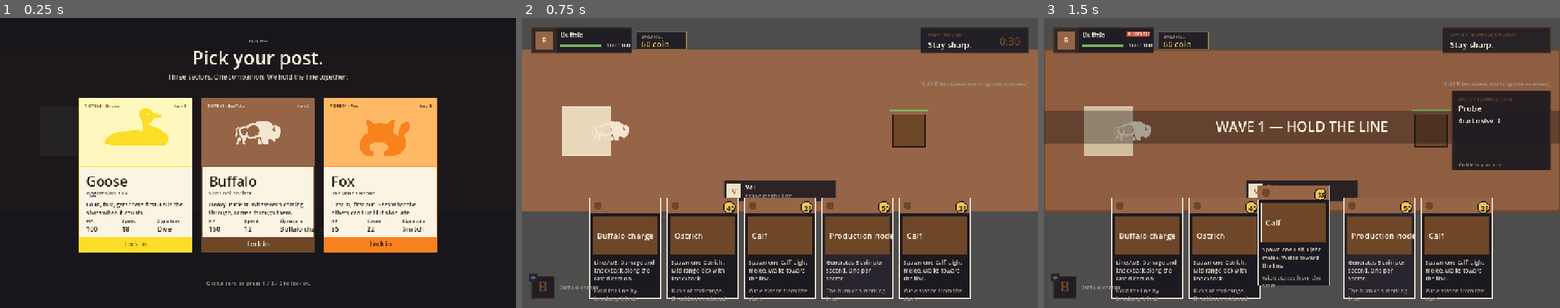
Above: before the commit, frames 1-3 (left to right).
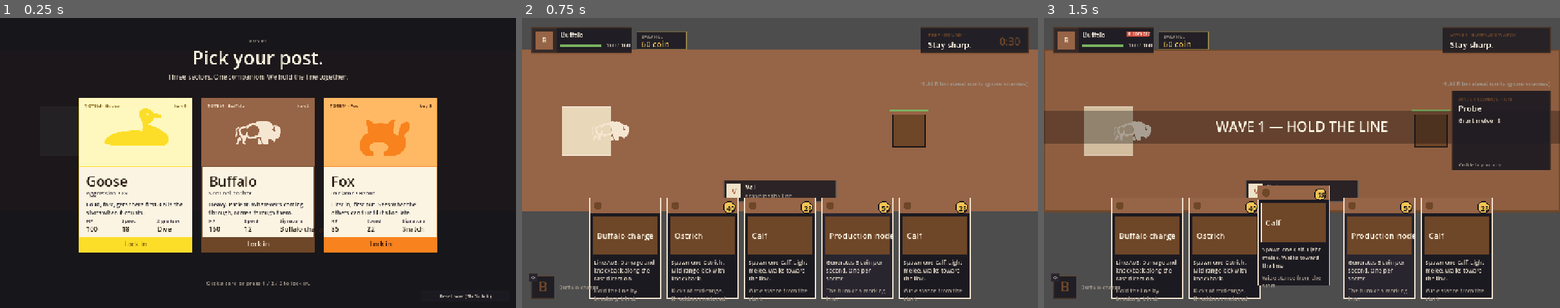
Above: after the commit, the same moments.

Repository: RescuedBuffalo/goose-and-buff
Game: Godot game, scene res://scenes/main.tscn
The game is run twice, just before and just after one commit, with the same random seed, the same clock (stepped at 60 frames per second) and the same inputs.
Inputs (mouse positions are in pixels of both pictures, inside the frame that each line leads up to):
- Up to frame 1 (0.25 s): no input
- Up to frame 2 (0.75 s): tap Enter at 0.5 s; drag from (780, 163) to (831, 99) at 0.52 s
- Up to frame 3 (1.5 s): tap Space (ready_round) at 1.25 s; drag from (1302, 258) to (1276, 221) at 1.27 s

The runs differ from the first frame. In frame 1, less than 0.1% of the frame differs, in the area x 48-96%, y 7-97%; in frame 2, nothing differs; in frame 3, nothing differs.

Commit message:
Persistent save / load between sessions (BUF-111)
Adds a SaveSystem autoload that persists meta-progression to
user://save.json with a versioned schema (meta_currency, unlocked_cards,
run_count, wins/losses, per-hero progression, last_hero_id). Mutators
auto-save; loader is forward-compatible — missing keys inherit defaults
so future schema additions don't trash existing saves.

Triggers wired into main.gd: save on run victory, defeat, and return to
the lodge (currently the hero-select screen). Hero-select footer gains
a Shift-click "Reset save" debug pill for fast iteration; the eyebrow
now reads RUN #N from the persisted counter instead of the placeholder.

unlock_card() is exposed for the future card-unlock system but unused
today — no unlock flow exists yet to call it.

Co-Authored-By: Claude Opus 4.7 (1M context) <noreply@anthropic.com>

Diff:
--- a/project.godot
+++ b/project.godot
@@ -23,6 +23,7 @@
 
 DesignTokens="*res://scripts/autoload/design_tokens.gd"
 GameState="*res://scripts/autoload/game_state.gd"
+SaveSystem="*res://scripts/autoload/save_system.gd"
 
 [display]
 
--- a/scripts/adapters/main.gd
+++ b/scripts/adapters/main.gd
@@ -613,10 +613,12 @@
 
 func _on_run_complete() -> void:
 	GameState.set_phase(GameState.Phase.RUN_COMPLETE)
+	SaveSystem.record_run_end(GameState.hero_id, true, GameState.round_index)
 	end_screen.show_victory()
 
 func _on_run_ended() -> void:
 	GameState.set_phase(GameState.Phase.RUN_ENDED)
+	SaveSystem.record_run_end(GameState.hero_id, false, GameState.round_index)
 	end_screen.show_defeat()
 
 func _on_restart_requested() -> void:
@@ -629,6 +631,7 @@
 func _on_change_hero_requested() -> void:
 	# "Change hero" — back to hero select. Tear down hero too so the next
 	# pick instantiates a fresh one with the right sprite + stats.
+	SaveSystem.note_lodge_visit(GameState.hero_id)
 	_clear_run_transients()
 	if hero != null and is_instance_valid(hero):
 		hero.queue_free()
--- /dev/null
+++ b/scripts/autoload/save_system.gd
@@ -0,0 +1,162 @@
+extends Node
+##
+## Persistent meta-progression — survives an app close.
+##
+## Holds a single dictionary of cross-run state (meta currency, unlocked
+## cards, run counters, per-hero progression) and persists it to
+## `user://save.json`. Schema is versioned so future shape changes can
+## migrate forward without trashing existing saves.
+##
+## Mutators (record_run_end / unlock_card / add_meta_currency / note_lodge_visit)
+## save automatically; callers don't manage the file. Load happens on
+## autoload _ready(), before main.gd runs.
+
+signal save_reset()
+
+const SAVE_PATH := "user://save.json"
+const SAVE_PATH_TMP := "user://save.json.tmp"
+const SCHEMA_VERSION := 1
+
+# Mirrors data/heroes.gd ORDER. Duplicated here so SaveSystem stays free
+# of a Heroes import (autoloads ready before regular scripts; pulling
+# Heroes during _ready works but adds an unnecessary coupling).
+const HERO_IDS := ["Goose", "Buffalo", "Fox"]
+
+var data: Dictionary = {}
+
+func _ready() -> void:
+	data = _load_or_create()
+
+# ── Persistence ─────────────────────────────────────────────────────────────
+
+func _load_or_create() -> Dictionary:
+	if not FileAccess.file_exists(SAVE_PATH):
+		return _fresh()
+	var f := FileAccess.open(SAVE_PATH, FileAccess.READ)
+	if f == null:
+		push_warning("save.json exists but could not be opened — using fresh save")
+		return _fresh()
+	var raw := f.get_as_text()
+	f.close()
+	var parsed: Variant = JSON.parse_string(raw)
+	if typeof(parsed) != TYPE_DICTIONARY:
+		push_warning("save.json is not a JSON object — using fresh save")
+		return _fresh()
+	return _coerce(parsed)
+
+func save() -> void:
+	# Atomic write: serialize to .tmp, then rename. A crash mid-write
+	# leaves the previous save.json untouched.
+	var f := FileAccess.open(SAVE_PATH_TMP, FileAccess.WRITE)
+	if f == null:
+		push_error("SaveSystem: could not open %s for write" % SAVE_PATH_TMP)
+		return
+	f.store_string(JSON.stringify(data, "\t"))
+	f.close()
+	var dir := DirAccess.open("user://")
+	if dir == null:
+		push_error("SaveSystem: could not open user:// to finalize save")
+		return
+	if dir.file_exists("save.json"):
+		dir.remove("save.json")
+	var err := dir.rename("save.json.tmp", "save.json")
+	if err != OK:
+		push_error("SaveSystem: rename save.json.tmp → save.json failed (err %d)" % err)
+
+func reset() -> void:
+	data = _fresh()
+	save()
+	save_reset.emit()
+
+# ── Schema ──────────────────────────────────────────────────────────────────
+
+func _fresh() -> Dictionary:
+	return {
+		"version": SCHEMA_VERSION,
+		"meta_currency": 0,
+		"unlocked_cards": [],
+		"run_count": 0,
+		"wins": 0,
+		"losses": 0,
+		"hero_progression": _default_hero_progression(),
+		"last_hero_id": "",
+	}
+
+func _default_hero_progression() -> Dictionary:
+	var out := {}
+	for hid in HERO_IDS:
+		out[hid] = _default_hero_block()
+	return out
+
+func _default_hero_block() -> Dictionary:
+	return {"runs": 0, "wins": 0, "best_round": 0}
+
+# Defensive merge: missing keys in the loaded file inherit defaults so a
+# save written by an older build picks up new fields without losing what
+# the player already had. Versions newer than the running build can't be
+# safely interpreted; fall back to fresh rather than guessing.
+func _coerce(loaded: Dictionary) -> Dictionary:
+	var v: int = int(loaded.get("version", 0))
+	if v > SCHEMA_VERSION:
+		push_warning("save.json is v%d but build expects v%d — using fresh save" % [v, SCHEMA_VERSION])
+		return _fresh()
+	var base := _fresh()
+	for key in base.keys():
+		if loaded.has(key):
+			base[key] = loaded[key]
+	if typeof(base.hero_progression) != TYPE_DICTIONARY:
+		base.hero_progression = _default_hero_progression()
+	for hid in HERO_IDS:
+		if not base.hero_progression.has(hid):
+			base.hero_progression[hid] = _default_hero_block()
+	base.version = SCHEMA_VERSION
+	return base
+
+# ── Mutators ────────────────────────────────────────────────────────────────
+
+func record_run_end(hero_id: String, victory: bool, final_round: int) -> void:
+	data.run_count = int(data.get("run_count", 0)) + 1
+	if victory:
+		data.wins = int(data.get("wins", 0)) + 1
+	else:
+		data.losses = int(data.get("losses", 0)) + 1
+	data.last_hero_id = hero_id
+	var block: Dictionary = data.hero_progression.get(hero_id, _default_hero_block())
+	block.runs = int(block.get("runs", 0)) + 1
+	if victory:
+		block.wins = int(block.get("wins", 0)) + 1
+	if final_round > int(block.get("best_round", 0)):
+		block.best_round = final_round
+	data.hero_progression[hero_id] = block
+	save()
+
+func unlock_card(card_id: String) -> void:
+	var unlocked: Array = data.get("unlocked_cards", [])
+	if card_id in unlocked:
+		return
+	unlocked.append(card_id)
+	data.unlocked_cards = unlocked
+	save()
+
+func is_card_unlocked(card_id: String) -> bool:
+	return card_id in data.get("unlocked_cards", [])
+
+func add_meta_currency(amount: int) -> void:
+	data.meta_currency = int(data.get("meta_currency", 0)) + amount
+	save()
+
+func get_meta_currency() -> int:
+	return int(data.get("meta_currency", 0))
+
+func get_run_count() -> int:
+	return int(data.get("run_count", 0))
+
+func get_last_hero_id() -> String:
+	return String(data.get("last_hero_id", ""))
+
+func note_lodge_visit(hero_id: String = "") -> void:
+	# Persist on every return to the lodge (currently hero select). Records
+	# the most recent hero so a future "continue" affordance can preselect.
+	if hero_id != "":
+		data.last_hero_id = hero_id
+	save()
--- a/scripts/ui/hero_select.gd
+++ b/scripts/ui/hero_select.gd
@@ -31,8 +31,18 @@
 	"Fox": Vector2(0.85, 0.85),
 }
 
+# Debug "reset save" pill in the bottom-right footer corner. Sized so the
+# label "Reset save (Shift-click)" reads at FS_XS without crowding.
+const RESET_BTN_SIZE := Vector2(220, 28)
+const RESET_BTN_MARGIN := 16.0
+
 var _hover_hero_id: String = ""
 var _totem_textures: Dictionary = {}
+# Toggled in the footer pill on hover so the player can see they're targeting
+# the debug button. Independent from the hero-card hover state.
+var _hover_reset: bool = false
+# Brief flash text shown after a reset. Cleared on next open().
+var _reset_notice: String = ""
 
 func _ready() -> void:
 	mouse_filter = Control.MOUSE_FILTER_STOP
@@ -43,6 +53,8 @@
 func open() -> void:
 	visible = true
 	_hover_hero_id = ""
+	_hover_reset = false
+	_reset_notice = ""
 	queue_redraw()
 	# Make sure we capture clicks even if a sibling control is on top.
 	move_to_front()
@@ -60,11 +72,22 @@
 func _gui_input(event: InputEvent) -> void:
 	if event is InputEventMouseMotion:
 		var prior := _hover_hero_id
+		var prior_reset := _hover_reset
 		_hover_hero_id = _hero_id_at(event.position)
-		if prior != _hover_hero_id:
+		_hover_reset = _reset_rect().has_point(event.position)
+		if prior != _hover_hero_id or prior_reset != _hover_reset:
 			queue_redraw()
 		return
 	if event is InputEventMouseButton and event.pressed and event.button_index == MOUSE_BUTTON_LEFT:
+		if _reset_rect().has_point(event.position):
+			# Shift-click guards a destructive debug action without needing a
+			# confirm dialog. The label tells the player which modifier to use.
+			if event.shift_pressed:
+				_perform_reset()
+			else:
+				_reset_notice = "Hold Shift and click to confirm."
+				queue_redraw()
+			return
 		var hid := _hero_id_at(event.position)
 		if hid != "":
 			_lock_in(hid)
@@ -95,6 +118,11 @@
 	hero_selected.emit(hero_id)
 	close()
 
+func _perform_reset() -> void:
+	SaveSystem.reset()
+	_reset_notice = "Save reset. Run #1 ahead."
+	queue_redraw()
+
 func _hero_id_at(local_pos: Vector2) -> String:
 	for i in Heroes.ORDER.size():
 		var hid: String = Heroes.ORDER[i]
@@ -121,7 +149,8 @@
 
 func _draw_header() -> void:
 	var font := ThemeDB.fallback_font
-	var eyebrow := "RUN #—"
+	# Persisted run counter drives the eyebrow — shows the upcoming run.
+	var eyebrow := "RUN #%d" % (SaveSystem.get_run_count() + 1)
 	var headline := "Pick your post."
 	var sub := "Three sectors. One companion. We hold the line together."
 	var center_x := size.x * 0.5
@@ -211,3 +240,26 @@
 	var hint_w := font.get_string_size(hint, HORIZONTAL_ALIGNMENT_CENTER, -1, DesignTokens.FS_SM).x
 	draw_string(font, Vector2((size.x - hint_w) * 0.5, size.y - 56),
 		hint, HORIZONTAL_ALIGNMENT_CENTER, -1, DesignTokens.FS_SM, DesignTokens.FG_3)
+	_draw_reset_button(font)
+	if _reset_notice != "":
+		var notice_w := font.get_string_size(_reset_notice, HORIZONTAL_ALIGNMENT_CENTER, -1, DesignTokens.FS_XS).x
+		draw_string(font, Vector2((size.x - notice_w) * 0.5, size.y - 30),
+			_reset_notice, HORIZONTAL_ALIGNMENT_CENTER, -1, DesignTokens.FS_XS, DesignTokens.FG_2)
+
+func _reset_rect() -> Rect2:
+	# Anchored bottom-right so it sits out of the way of the hero cards but
+	# stays reachable on any window size.
+	var pos := Vector2(size.x - RESET_BTN_SIZE.x - RESET_BTN_MARGIN,
+		size.y - RESET_BTN_SIZE.y - RESET_BTN_MARGIN)
+	return Rect2(pos, RESET_BTN_SIZE)
+
+func _draw_reset_button(font: Font) -> void:
+	var rect := _reset_rect()
+	var fill := DesignTokens.NIGHT_2 if _hover_reset else DesignTokens.NIGHT_1
+	var border := DesignTokens.FG_3 if _hover_reset else DesignTokens.NIGHT_3
+	draw_rect(rect, fill, true)
+	draw_rect(rect, border, false, 1.0)
+	var label := "Reset save (Shift-click)"
+	var label_w := font.get_string_size(label, HORIZONTAL_ALIGNMENT_CENTER, -1, DesignTokens.FS_XS).x
+	draw_string(font, rect.position + Vector2((rect.size.x - label_w) * 0.5, rect.size.y * 0.5 + 5),
+		label, HORIZONTAL_ALIGNMENT_CENTER, -1, DesignTokens.FS_XS, DesignTokens.FG_2)
